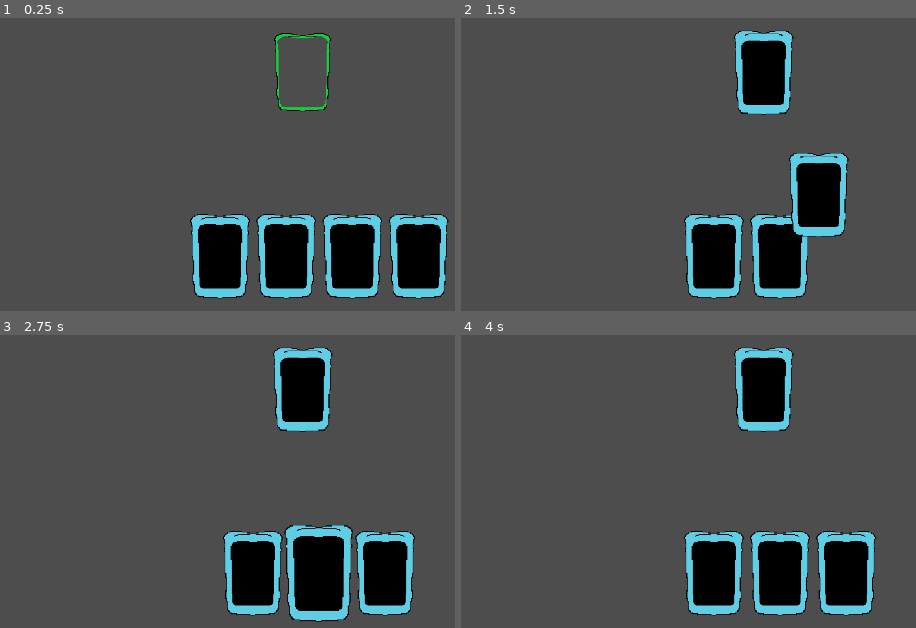
Above: before the commit, frames 1-4 (two rows, left to right).
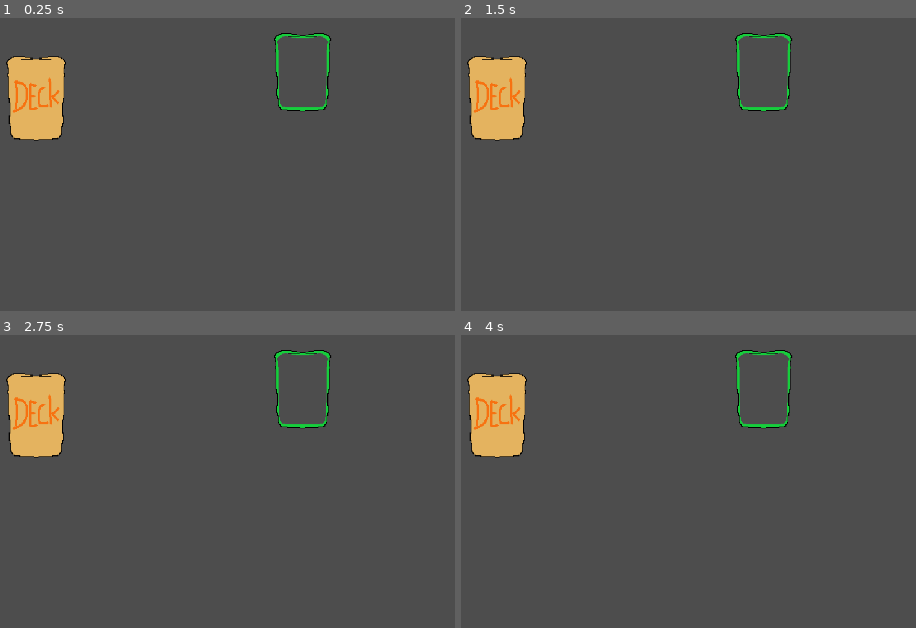
Above: after the commit, the same moments.

Repository: JoJonatasCoelho/full-house
Game: Godot game, scene res://scenes/levels/test_scene.tscn
Two runs of this game, one before a commit and one after it. Both use one fixed random seed, a clock stepped at 60 frames per second and the inputs below.
Inputs (mouse positions are in pixels of both pictures, inside the frame that each line leads up to):
- Up to frame 1 (0.25 s): no input
- Up to frame 2 (1.5 s): tap Enter at 0.5 s; drag from (879, 255) to (765, 70) at 0.52 s; drag from (847, 255) to (765, 70) at 1.27 s
- Up to frame 3 (2.75 s): move the mouse to (318, 572) at 2.02 s; click (318, 572) at 2.17 s
- Up to frame 4 (4 s): tap Space at 2.75 s; drag from (715, 572) to (765, 387) at 2.77 s; move the mouse to (outside the picture) at 3.52 s; click (outside the picture) at 3.67 s

The runs differ from the first frame. In frame 1, 17% of the frame differs, in the area x 1-99%, y 12-96%; in frame 2, 17%; in frame 3, 18%, in the area x 1-92%, y 4-98%; in frame 4, 17%.

Commit message:
feat: deck

Diff:
--- /dev/null
+++ b/scenes/hud/deck.tscn
@@ -0,0 +1,24 @@
+[gd_scene load_steps=4 format=3 uid="uid://biux6ecqebopw"]
+
+[ext_resource type="Script" uid="uid://dwtc7sriececs" path="res://scripts/systems/deck.gd" id="1_4medy"]
+[ext_resource type="Texture2D" uid="uid://c03wvwy6sipiw" path="res://assets/deck.png" id="2_2jakt"]
+
+[sub_resource type="RectangleShape2D" id="RectangleShape2D_06sp8"]
+size = Vector2(78, 111)
+
+[node name="Deck" type="Node2D"]
+z_index = -2
+position = Vector2(200, 370)
+scale = Vector2(1.3, 1.3)
+script = ExtResource("1_4medy")
+
+[node name="Sprite2D" type="Sprite2D" parent="."]
+texture = ExtResource("2_2jakt")
+
+[node name="Area2D" type="Area2D" parent="."]
+collision_layer = 4
+collision_mask = 4
+
+[node name="CollisionShape2D" type="CollisionShape2D" parent="Area2D"]
+position = Vector2(0, 0.5)
+shape = SubResource("RectangleShape2D_06sp8")
--- a/scenes/interactables/card.tscn
+++ b/scenes/interactables/card.tscn
@@ -7,6 +7,7 @@
 size = Vector2(73, 111)
 
 [node name="Card" type="Node2D"]
+position = Vector2(200, 370)
 scale = Vector2(1.3, 1.3)
 script = ExtResource("1_ipo8e")
 
--- a/scenes/levels/test_scene.tscn
+++ b/scenes/levels/test_scene.tscn
@@ -1,8 +1,10 @@
-[gd_scene load_steps=4 format=3 uid="uid://u8prst1obv1v"]
+[gd_scene load_steps=6 format=3 uid="uid://u8prst1obv1v"]
 
 [ext_resource type="Script" uid="uid://b4jv0s7ikhf34" path="res://scripts/systems/card_manager.gd" id="1_bfhv8"]
 [ext_resource type="Script" uid="uid://cor3u0y20fs32" path="res://scripts/systems/hand.gd" id="3_ad8uc"]
 [ext_resource type="PackedScene" uid="uid://dj4lndye1v6t8" path="res://scenes/hud/card_slot.tscn" id="3_kljt5"]
+[ext_resource type="PackedScene" uid="uid://biux6ecqebopw" path="res://scenes/hud/deck.tscn" id="4_nd4bu"]
+[ext_resource type="Script" uid="uid://coendf2brak0u" path="res://scripts/systems/input_manager.gd" id="6_joecx"]
 
 [node name="TestScene" type="Node2D"]
 
@@ -14,3 +16,8 @@
 
 [node name="PlayerHand" type="Node2D" parent="."]
 script = ExtResource("3_ad8uc")
+
+[node name="InputManager" type="Node2D" parent="."]
+script = ExtResource("6_joecx")
+
+[node name="Deck" parent="." instance=ExtResource("4_nd4bu")]
--- a/scripts/systems/card_manager.gd
+++ b/scripts/systems/card_manager.gd
@@ -9,8 +9,14 @@
 
 const CARD_COLLISION_MASK: int = 1
 const SLOT_COLLISION_MASK: int = 2
+
+const DEFAULT_CARD_SPEED: float = 0.5
+
 const CARD_SIZE: float = 1.3
 const HIGHLIGHTED_CARD_SIZE: float = 1.5
+
+func _ready() -> void:
+	$"../InputManager".connect("left_mouse_released", on_left_click_released)
 
 func _process(delta: float) -> void:
 	if card_being_dragged:
@@ -18,7 +24,6 @@
 		card_being_dragged.position = mouse_pos
 		card_being_dragged.position = Vector2(clamp(mouse_pos.x, 0, screen_size.x),
 											  clamp(mouse_pos.y, 0, screen_size.y))
-
 
 func connect_card_signals(card: Card):
 	card.connect("hovered", on_hovered_over_card)
@@ -32,7 +37,6 @@
 		card.scale = Vector2(CARD_SIZE, CARD_SIZE)
 		card.z_index = 1
 
-
 func on_hovered_over_card(card: Card):
 	if !is_hovering_a_card:
 		is_hovering_a_card = true
@@ -45,16 +49,6 @@
 		highlight_card(new_card_hovered, true)
 	else:
 		is_hovering_a_card = false
-
-func _input(event: InputEvent) -> void:
-	if event is InputEventMouseButton and event.button_index  == MOUSE_BUTTON_LEFT:
-		if event.is_pressed():
-			var card = raycast_check_for_card()
-			if card:
-				start_drag(card)
-		else:
-			if card_being_dragged:
-				finish_drag()
 
 func raycast_check_for_card():
 	var space_state = get_world_2d().direct_space_state
@@ -103,5 +97,9 @@
 		card_being_dragged.position = card_slot_found.position
 		card_slot_found.card_in_slot = card_being_dragged
 	else:
-		hand_reference.add_card_to_hand(card_being_dragged)
+		hand_reference.add_card_to_hand(card_being_dragged, DEFAULT_CARD_SPEED)
 	card_being_dragged = null
+
+func on_left_click_released():
+	if card_being_dragged:
+		finish_drag()
--- a/scripts/systems/deck.gd
+++ b/scripts/systems/deck.gd
@@ -2,15 +2,19 @@
 
 class_name Deck
 
-var deck:Array[Card]
+const CARD_SCENE_PATH: String = "res://scenes/interactables/card.tscn"
+const CARD_DRAW_SPEED: float = 0.5
 
-func shuffle_deck() -> void:
-	pass
+var deck = ["1","2","3","4","5","6","7"]
 
-#func make_card() -> Card:
-	#var new_card: Card  = _get_random_card()
-	#deck.erase(new_card)
-	#return new_card
-
-#func _get_random_card() -> Card:
-	#return Card()
+func draw_card():
+	var card_drawn = deck[0]
+	deck.erase(card_drawn)
+	if deck.size() == 0:
+		$Area2D/CollisionShape2D.disabled = true
+		$Sprite2D.visible = false
+	var card_scene = preload(CARD_SCENE_PATH)
+	var new_card = card_scene.instantiate()
+	$"../CardManager".add_child(new_card)
+	new_card.name = "Card"
+	$"../PlayerHand".add_card_to_hand(new_card, CARD_DRAW_SPEED)
--- a/scripts/systems/hand.gd
+++ b/scripts/systems/hand.gd
@@ -2,8 +2,7 @@
 
 class_name Hand
 
-const INITIAL_HAND: int = 4
-const CARD_SCENE_PATH: String = "res://scenes/interactables/card.tscn"
+const DEFAULT_CARD_SPEED: float = 0.5
 
 @onready var center_screen_x = get_viewport().size.x / 2
 @onready var hand_y_position = get_viewport().size.y / 1.2
@@ -12,35 +11,25 @@
 var hand:Array[Card]
 var hand_sum:int
 
-@export var deck: Deck
-
-func _ready() -> void:
-	var card_scene = preload(CARD_SCENE_PATH)
-	for i in range(INITIAL_HAND):
-		var new_card = card_scene.instantiate()
-		$"../CardManager".add_child(new_card)
-		new_card.name = "Card"
-		add_card_to_hand(new_card)
-
-func add_card_to_hand(card: Card):
+func add_card_to_hand(card: Card, speed: float):
 	if card not in hand:
 		hand.insert(0, card)
-		update_hand_positions()
+		update_hand_positions(DEFAULT_CARD_SPEED)
 		recalculate_hand_sum()
 	else:
-		animate_card_to_position(card, card.starting_position)
+		animate_card_to_position(card, card.starting_position, DEFAULT_CARD_SPEED)
 
 func remove_card_from_hand(card: Card):
 	if card in hand:
 		hand.erase(card)
-		update_hand_positions()
+		update_hand_positions(DEFAULT_CARD_SPEED)
 
-func update_hand_positions():
+func update_hand_positions(speed):
 	for i in range(hand.size()):
 		var new_position = Vector2(calculate_card_position(i), hand_y_position)
 		var card = hand[i]
 		card.starting_position = new_position
-		animate_card_to_position(card, new_position)
+		animate_card_to_position(card, new_position, speed)
 
 func calculate_card_position(idx: int):
 	var total_width = (hand.size() - 1) * card_width
@@ -52,6 +41,6 @@
 	for card in hand:
 		hand_sum+=card.value
 
-func animate_card_to_position(card: Card, new_position: Vector2):
+func animate_card_to_position(card: Card, new_position: Vector2, speed):
 	var tween = get_tree().create_tween()
-	tween.tween_property(card, "position", new_position, 0.1)
+	tween.tween_property(card, "position", new_position, speed)
--- /dev/null
+++ b/scripts/systems/input_manager.gd
@@ -0,0 +1,33 @@
+extends Node2D
+
+signal left_mouse_clicked
+signal left_mouse_released
+
+const CARD_COLLISION_MASK: int = 1
+const DECK_COLLISION_MASK: int = 4
+
+@onready var card_manager_reference = $"../CardManager"
+@onready var deck_reference = $"../Deck"
+
+func _input(event: InputEvent) -> void:
+	if event is InputEventMouseButton and event.button_index  == MOUSE_BUTTON_LEFT:
+		if event.is_pressed():
+			emit_signal("left_mouse_clicked")
+			raycast_at_cursor()
+		else:
+			emit_signal("left_mouse_released")
+
+func raycast_at_cursor():
+	var space_state = get_world_2d().direct_space_state
+	var parameters = PhysicsPointQueryParameters2D.new()
+	parameters.position = get_global_mouse_position()
+	parameters.collide_with_areas = true
+	var result = space_state.intersect_point(parameters)
+	if result.size() > 0:
+		var result_collision_mask = result[0].collider.collision_mask
+		if result_collision_mask == CARD_COLLISION_MASK:
+			var card_found = result[0].collider.get_parent()
+			if card_found:
+				card_manager_reference.start_drag(card_found)
+		elif result_collision_mask == DECK_COLLISION_MASK:
+			deck_reference.draw_card()
Binary file added: assets/deck.png
Not shown, added: assets/deck.png.import
Not shown, added: scripts/systems/input_manager.gd.uid
